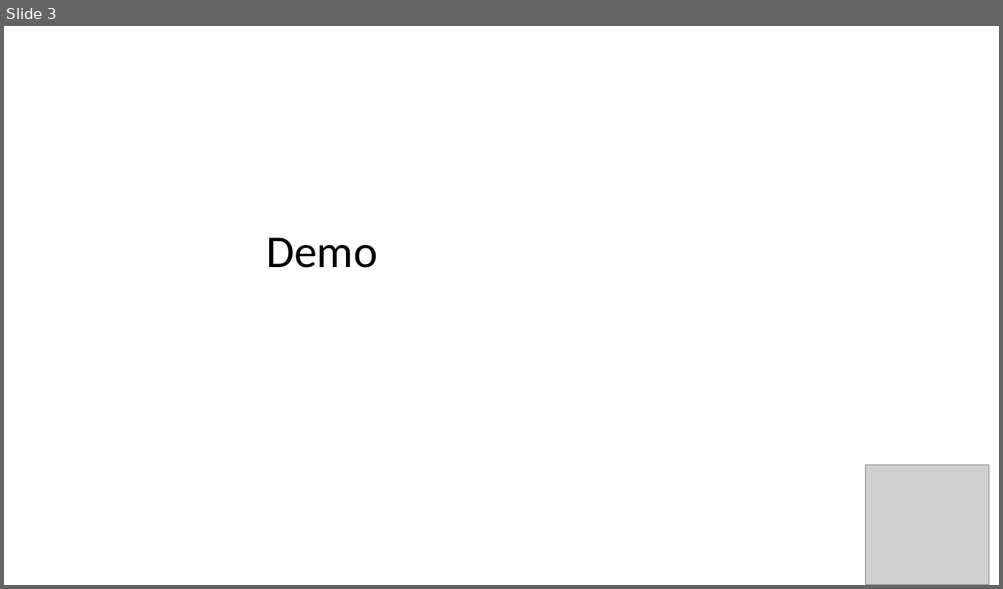
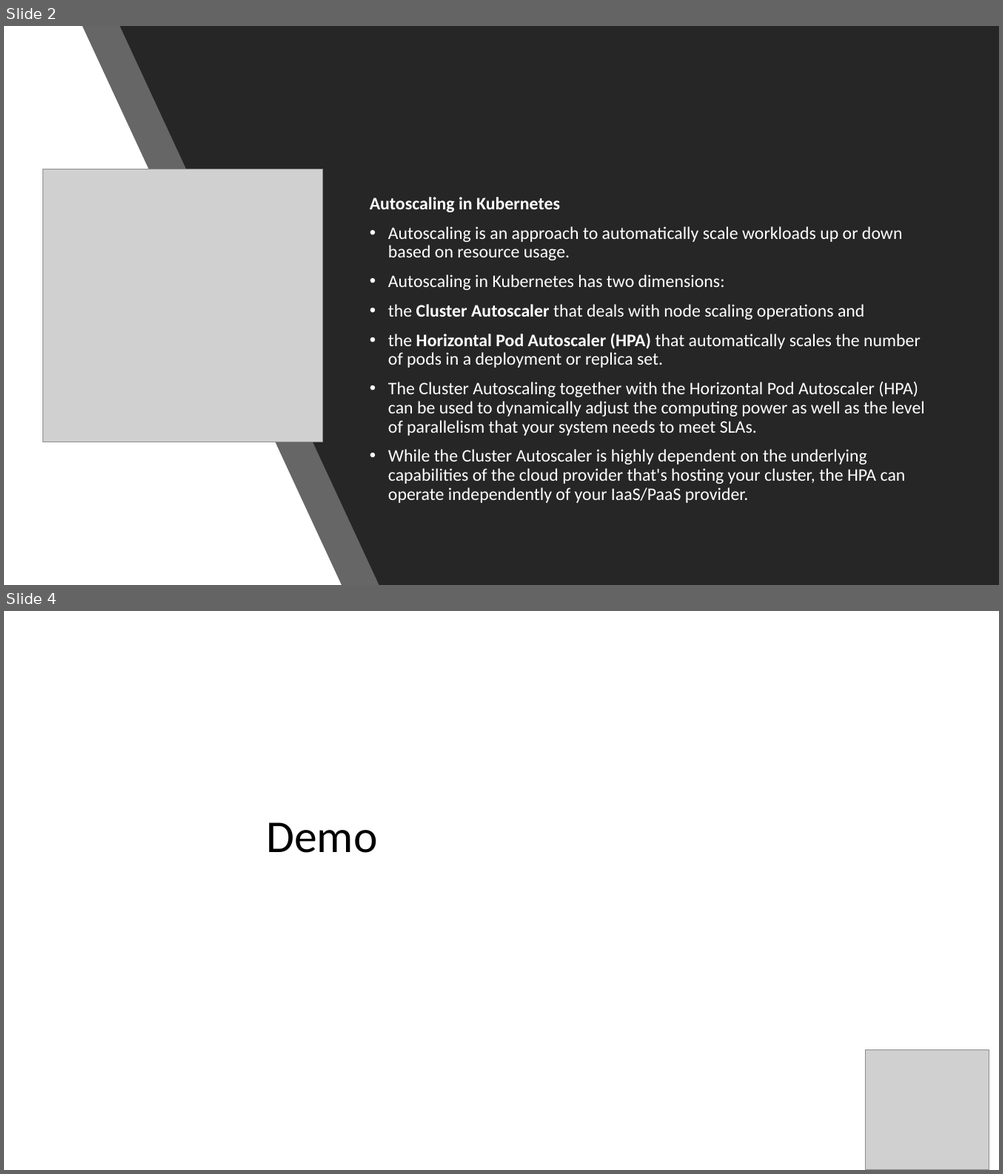
Before and after one commit to MohanRamadoss/kubernetes, a slide deck: 19-HPA/HPA.pptx. Shown one above the other, each under a label of ours: slide 3 before the commit, slides 2 and 4 after it; the slides between them are not shown. The pictures are 1003x589 and 1003x1174 pixels, drawn with LibreOffice and Linux fonts; fonts in the diff are those of the drawing; grey boxes stand for pictures. Boxes give left, top, right and bottom in pixels: in the first picture for what was removed or moved away, otherwise in the second. Text is boxed around its words. In the diff, an @@ line names an element or a change of style, - is before the commit and + after.

```diff
--- a/19-HPA/HPA.pptx
+++ b/19-HPA/HPA.pptx
@@ slide 2 added at (4, 26, 999, 585), background #000000 @@
@@ rectangle added at (4, 26, 999, 585), fill #FFFFFF @@
@@ freeform shape added at (82, 26, 998, 585), fill #262626 at 70% opacity @@
@@ freeform shape added at (119, 26, 999, 585), fill #262626 @@
@@ picture added at (43, 170, 324, 443) @@
@@ text added at (370, 197, 925, 503), 17 pt, text #FFFFFF @@
+Autoscaling in Kubernetes
+• Autoscaling is an approach to automatically scale workloads up or down based on resource usage.
+• Autoscaling in Kubernetes has two dimensions:
+• the Cluster Autoscaler that deals with node scaling operations and
+• the Horizontal Pod Autoscaler (HPA) that automatically scales the number of pods in a deployment or replica set.
+• The Cluster Autoscaling together with the Horizontal Pod Autoscaler (HPA) can be used to dynamically adjust the computing power as well as the level of parallelism that your system needs to meet SLAs.
+• While the Cluster Autoscaler is highly dependent on the underlying capabilities of the cloud provider that's hosting your cluster, the HPA can operate independently of your IaaS/PaaS provider.
@@ what was slide 3 is now slide 4 @@
```
Also in this commit, not shown: 2 slides changed, 11 other files.
